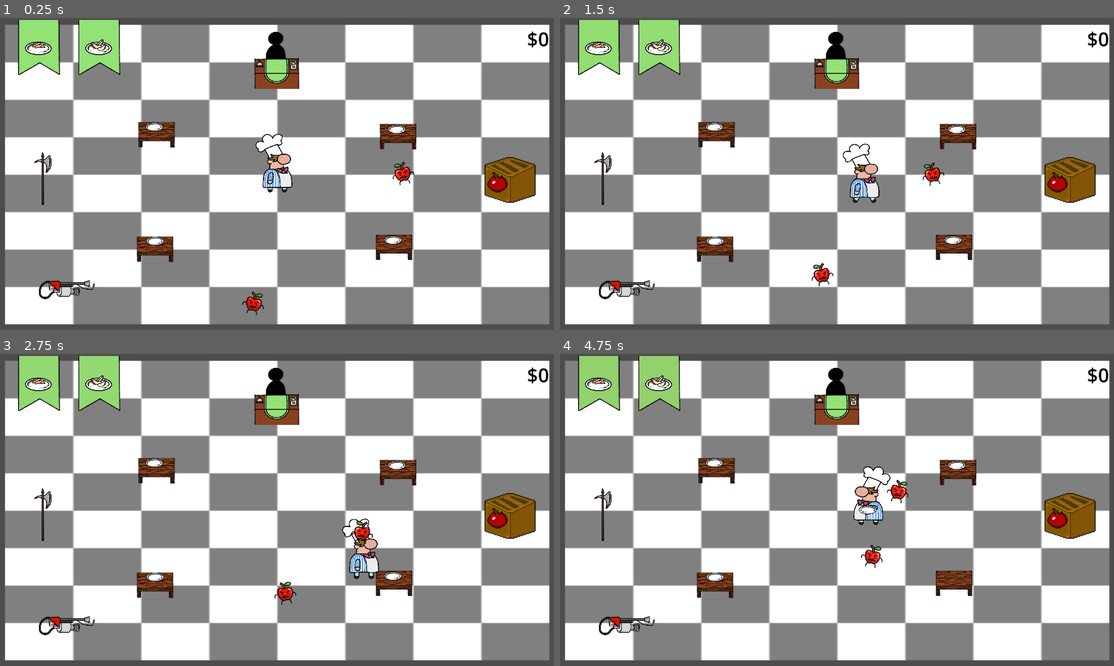
Above: before the commit, frames 1-4 (two rows, left to right).
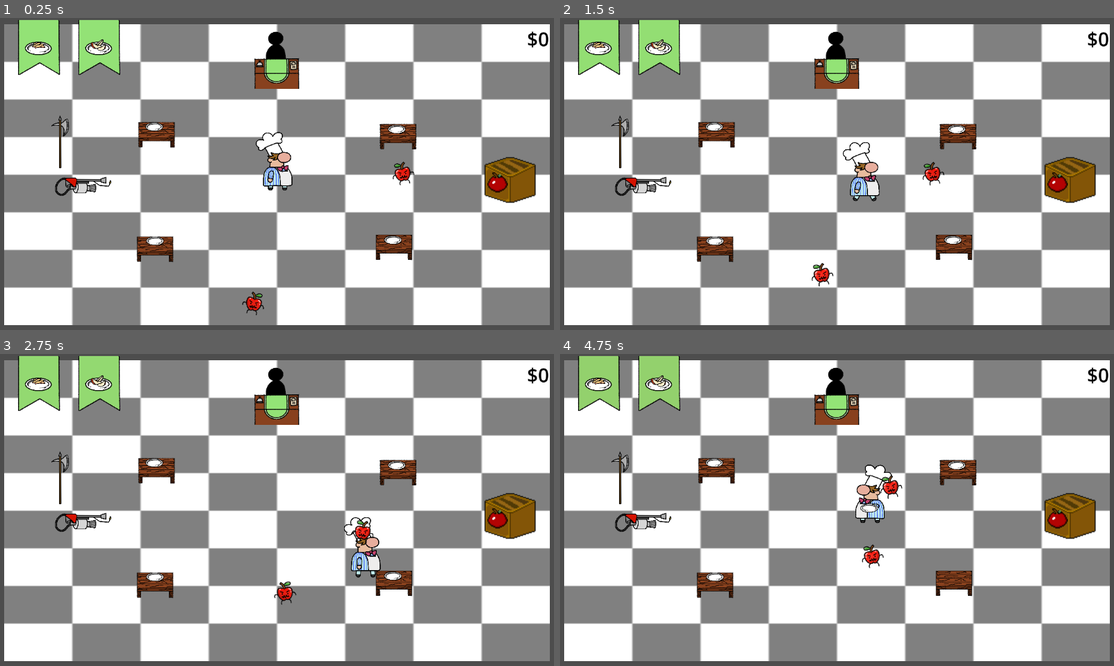
Above: after the commit, the same moments.

Repository: santosty25/Mortal-Cooking
Game: Godot game, scene res://Scenes/Main.tscn
The game is run twice, just before and just after one commit, with the same random seed, the same clock (stepped at 60 frames per second) and the same inputs.
Inputs (mouse positions are in pixels of both pictures, inside the frame that each line leads up to):
- Up to frame 1 (0.25 s): no input
- Up to frame 2 (1.5 s): move the mouse to (958, 158) at 0.52 s; press the mouse at (958, 158) at 0.53 s; hold D (Move_Right) 0.53-1.28 s; move the mouse to (726, 189) at 1.27 s; release the mouse at (726, 189) at 1.28 s; hold S (Move_Down) from 1.28 s (still down); tap Shift (Block) at 1.35 s
- Up to frame 3 (2.75 s): move the mouse to (332, 441) at 2.02 s; release S (Move_Down) at 2.03 s; hold D (Move_Right) from 2.03 s (still down); hold Space (Dash) from 2.03 s (still down)
- Up to frame 4 (4.75 s): move the mouse to (809, 572) at 2.77 s; release D (Move_Right) at 2.78 s; release Space (Dash) at 2.78 s; hold W (Move_Up) 2.78-3.53 s; tap E (Interact) at 2.85 s; move the mouse to (1003, 556) at 3.52 s; press the mouse at (1003, 556) at 3.53 s; hold A (Move_Left) from 3.53 s (still down); move the mouse to (670, 463) at 4.27 s; release the mouse at (670, 463) at 4.28 s; tap Shift (Block) at 4.35 s

The runs differ from the first frame. In frame 1, 4.1% of the frame differs, in the area x 0-100%, y 2-99%; in frame 2, 4.2%; in frame 3, 4.3%; in frame 4, 4.6%.

Commit message:
Fix arm animation error

Diff:
--- a/Scenes/Character/Animator.gd
+++ b/Scenes/Character/Animator.gd
@@ -70,7 +70,8 @@
 func hold_item(heldItem: Node2D):
 	heldItem.global_position = hand.global_position
 	heldItem.rotation = front_arm.rotation+PI/2
-	set_arm_rotation(true, 90)
+	if (holding_item):
+		set_arm_rotation(true, 90)
 
 func aim(heldItem: Node2D):
 	var mouse = get_global_mouse_position()
@@ -198,16 +199,19 @@
 		swing_attacking = true
 		aiming = false
 		arm_idle = false
+		holding_item = false
 		reset_head()
 	elif keyword == "attack_idle":
 		swing_attacking = true
 		aiming = false
 		arm_idle = true
+		holding_item = false
 		reset_head()
 	elif keyword == "attack_aim":
 		aiming = true
 		swing_attacking = false
 		arm_idle = false
+		holding_item = false
 	elif keyword == "hand_empty":
 		aiming = false
 		swing_attacking = false
--- a/Scenes/Main.tscn
+++ b/Scenes/Main.tscn
@@ -22,8 +22,8 @@
 script = ExtResource("1_144we")
 
 [node name="KitchenFloor" type="Sprite2D" parent="."]
-position = Vector2(1.5, 2.00002)
-scale = Vector2(8.81641, 4.85938)
+position = Vector2(9.42051e-05, 1.99995)
+scale = Vector2(8.84375, 4.88281)
 texture = ExtResource("2_uti5l")
 
 [node name="Table" parent="." instance=ExtResource("3_dryq0")]
@@ -75,7 +75,7 @@
 zoom = Vector2(0.5, 0.5)
 
 [node name="Player" parent="." instance=ExtResource("2_cqwo3")]
-position = Vector2(3, 1)
+position = Vector2(4, -6)
 collision_layer = 4
 
 [node name="OrderCooldown" type="Timer" parent="."]
@@ -119,11 +119,11 @@
 position = Vector2(961, 21)
 
 [node name="Flamethrower" parent="." instance=ExtResource("10_bw7d8")]
-position = Vector2(-925, 468)
+position = Vector2(-857, 39)
 scale = Vector2(0.3, 0.3)
 
 [node name="Halberd" parent="." instance=ExtResource("11_wthf2")]
-position = Vector2(-971, 85)
+position = Vector2(-899, -67)
 scale = Vector2(0.3, 0.3)
 
 [connection signal="timeout" from="OrderCooldown" to="." method="_on_order_cooldown_timeout"]
Not shown: 1 places in Scenes/Main.tscn that only renumber resources
